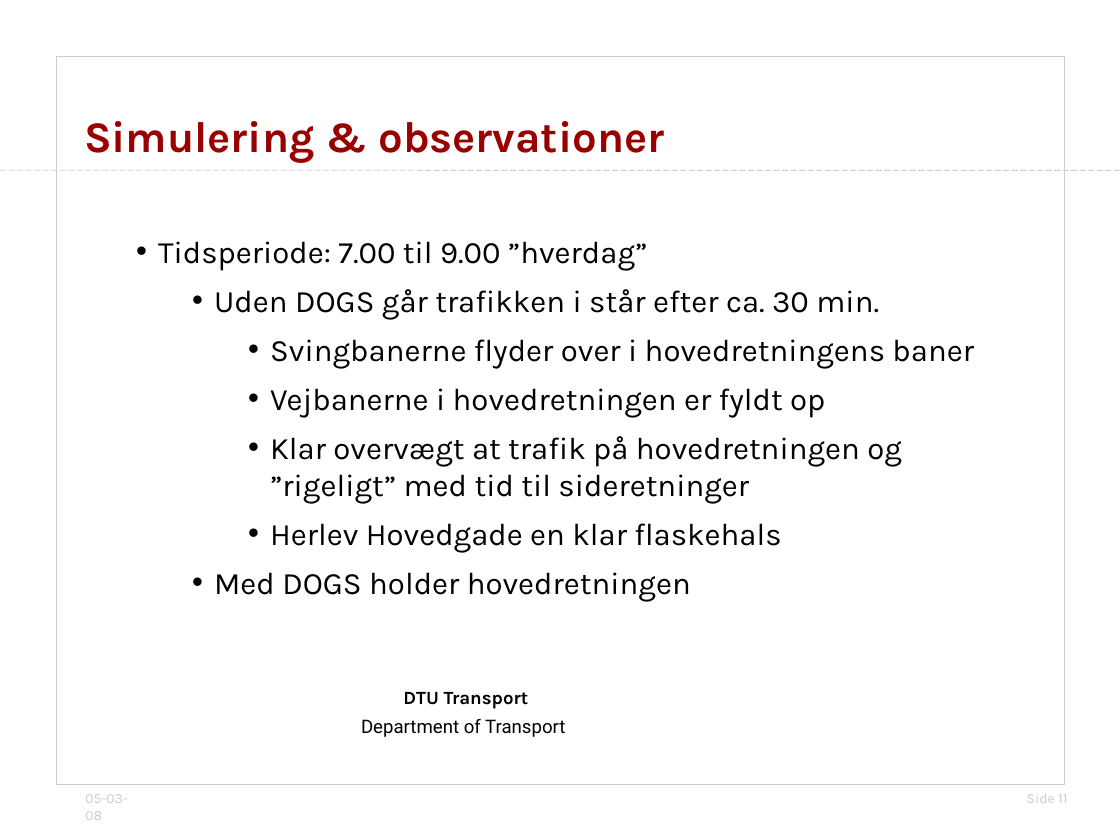
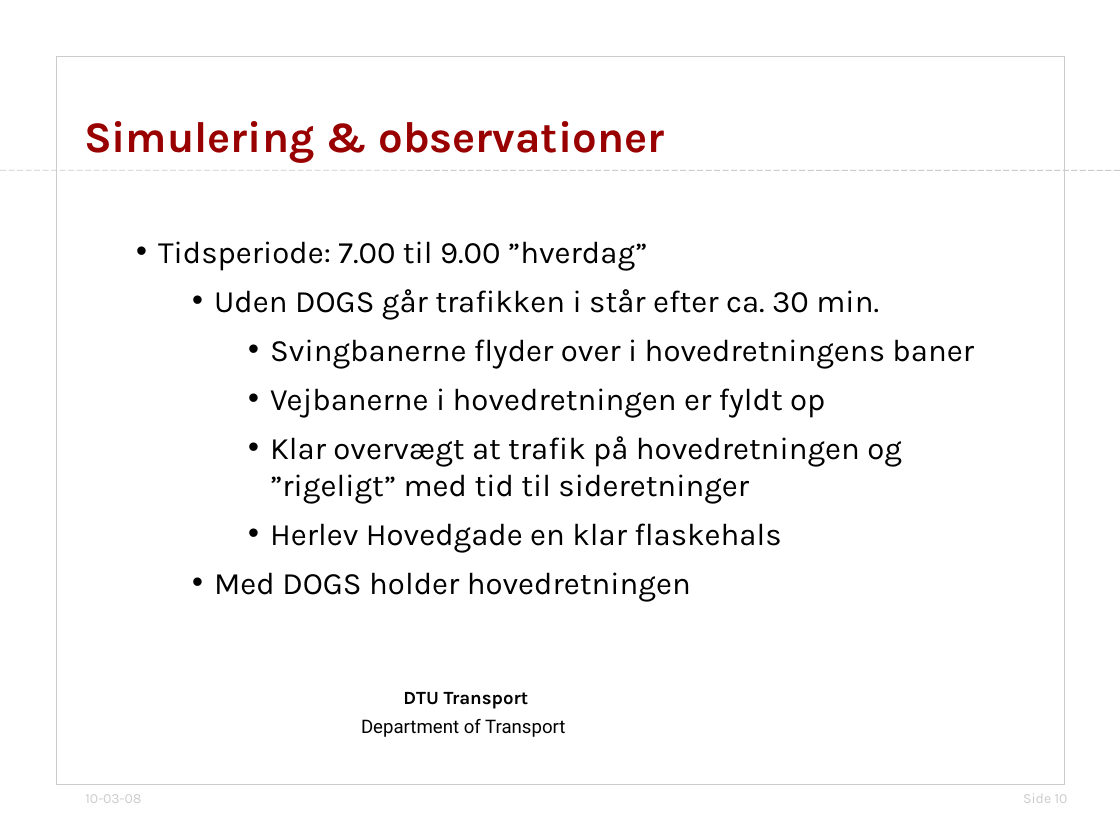
Before and after one commit to jonyonyx/greenwaves, a slide deck: slide 10 of thesis/præsentation_simulering_dogs.odp (slide 11 before the commit). Drawn at 1120x840 pixels with LibreOffice and Linux fonts; fonts in the diff are those of the drawing; background and template pictures are left out. Boxes give left, top, right and bottom in pixels: in the first picture for what was removed or moved away, otherwise in the second. Text is boxed around its words. In the diff, an @@ line names an element or a change of style, - is before the commit and + after.

```diff
--- a/thesis/præsentation_simulering_dogs.odp
+++ b/thesis/præsentation_simulering_dogs.odp
@@ text at box(85, 794, 141, 803): text changed @@
-05-03-08
+10-03-08
@@ page number at box(1023, 794, 1068, 803): text changed @@
-Side 11
+Side 10
```
Also in this commit, not shown: 9 other slides changed, 1 slide removed, 5 other files.
